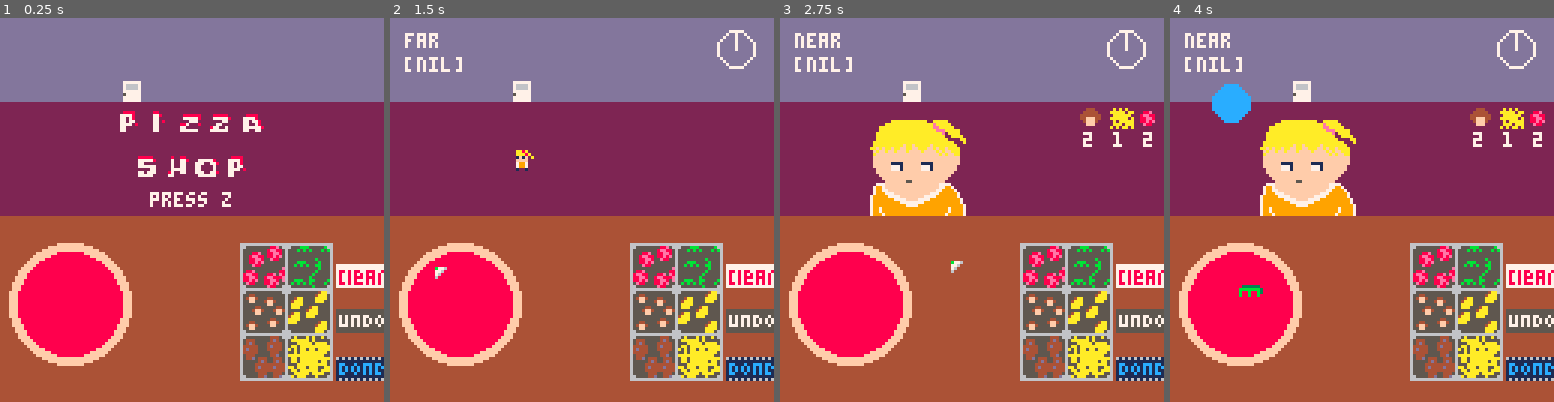
Above: before the commit, frames 1-4 (left to right).
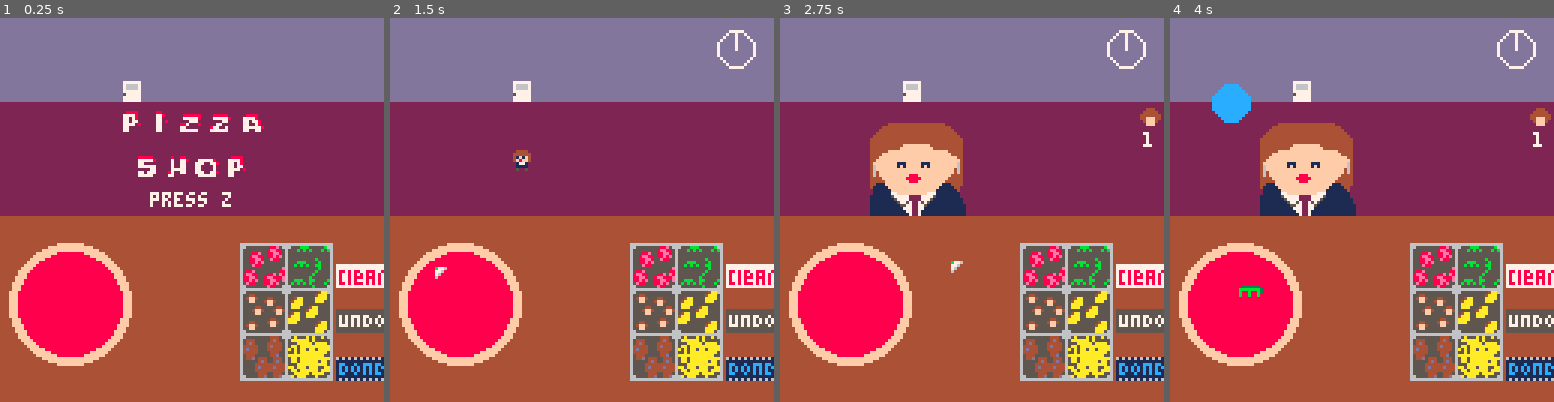
Above: after the commit, the same moments.

Repository: Cybrwire/pico8-tinkering
Game: PICO-8 cartridge pizza_shop.p8
The game is run twice, just before and just after one commit, with the same random seed, the same clock (stepped at 60 frames per second) and the same inputs.
Inputs (mouse positions are in pixels of both pictures, inside the frame that each line leads up to):
- Up to frame 1 (0.25 s): no input
- Up to frame 2 (1.5 s): click (670, 121) at 0.67 s; tap O (Z key) at 0.7 s; click (436, 267) at 1.22 s
- Up to frame 3 (2.75 s): tap O (Z key) at 1.7, 2.1, 2.5 s; click (887, 114) at 1.77 s; click (952, 259) at 2.32 s
- Up to frame 4 (4 s): click (1404, 106) at 2.87 s; tap O (Z key) at 2.9, 3.3, 3.7 s; click (1465, 256) at 3.42 s; click (1231, 102) at 3.97 s

The runs differ from the first frame. In frame 1, 0.2% of the frame differs, in the area x 31-44%, y 24-30%; in frame 2, 0.6%; in frame 3, 5.2%, in the area x 3-100%, y 3-52%; in frame 4, 5.2%.

Commit message:
added: win condition. MVP COMPLETE!!
This is officially a complete game! Woo!

Diff:
--- a/pizza_shop.p8
+++ b/pizza_shop.p8
@@ -1,9 +1,9 @@
 pico-8 cartridge // http://www.pico-8.com
 version 43
 __lua__
+--pizza shop
 --justin montgomery
 --202606030941
---pizza shop
 function _init()
 	poke(0x5f2d, 7)
 	game_state      = 'title'
@@ -21,7 +21,6 @@
 	 --new_customer(3,64,nil,40,20,false),
 	 --new_customer(4,68,nil,40,20,false),
 	 --new_customer(5,72,nil,40,20,false),
-	 new_customer(5,72,nil,40,20,false),
 	 new_customer(6,128,132,40,20,true),--boss
 	}
 
@@ -59,11 +58,8 @@
 		end
 		draw_cursor()
 		draw_cursor_hilite()
-------- debug ---------
-		print(customers[1].state,5,5,7)
-		print(customers[1].phase,5,13,7)
-
-	elseif game_state == 'gameover' then
+
+	elseif game_state == 'gameover' or game_state == 'win' then
 		draw_gameover()
 	end
 
@@ -79,11 +75,14 @@
 		mx,my=stat(32),stat(33)
 		click()
 		customer_move(customers[1])
-		if customers[1].phase=='second' then
+		if customers[1] and customers[1].phase=='second' then
 			move_kids(kids)
 		end
-	end
-
+		check_win()
+
+	elseif game_state == 'win' then
+
+	end
 end
 -->8
 --draw
@@ -126,9 +125,16 @@
 		x+=10
 	end
 	local x = title_crds[1]+5
-	for i=251,255 do
-		spr(i,x,title_crds[2]+15)
-		x+=10
+	if game_state == 'gameover' then
+		for i=251,255 do
+			spr(i,x,title_crds[2]+15)
+			x+=10
+		end
+	elseif game_state == 'win' then
+	 for i=248,250 do
+	 	spr(i,x,title_crds[2]+15)
+	 	x+=10
+  end
 	end
 end
 
@@ -167,7 +173,7 @@
 
 function draw_customer_order(_c)
 	local tally  = tally_ingredients(_c.order)
-	local t      = close_time / 60
+	local t      = close_time / 90
 	local offset = (1/6)
 	local r      = 35
 	local x,y    = 120,30
@@ -296,6 +302,12 @@
 
 function clear_pizza()
 	ingredients = {}
+end
+
+function check_win()
+	if #customers == 0 and close_time > 0 then
+		game_state = 'win'
+	end
 end
 -->8
 --customers
@@ -346,21 +358,23 @@
 			elseif _c.y <= door.y then
 				_c.state = 'waiting'
 				_c.t     = 30
-
 			end
 		elseif _c.state == 'waiting' then
-
-			if _c.t > 0 then
-				_c.t-=1
-
+			if _c.phase ~= 'second' then
+				if _c.t > 0 then
+					_c.t-=1
+
+				else
+					if _c.boss then
+						_c.state = 'far'
+						_c.phase = 'second'
+						_c.order = new_order(_c)
+					else
+						remove_customer()
+					end
+				end
 			else
-				if _c.boss then
-					_c.state = 'far'
-					_c.phase = 'second'
-					_c.order = new_order(_c)
-				else
-					remove_customer()
-				end
+				remove_customer()
 			end
 		end
 
@@ -483,13 +497,13 @@
 11111111111177227111111111111111111111111111772271111111111111110000000000000000000000000000000000000000000000000000000000000000
 11111111111117227111111111111111111111111111172271111111111111110000000000000000000000000000000000000000000000000000000000000000
 00000000000000000000000000000000000000000000000000000000000000000000000000000000000000000000000000000000000000000000000000000000
-00000000000000000000000000000000000000000000000000000000000000000000000000000000000000000888800008800000000000000000000000000000
-00000000000000000000000000000000000000000000000000000000000000000000000000000000000000007777800007780000088888800888880000888800
-00000000000000000000000000000000000000000000000000000000000000000000000000000000000000007707800007700000077777800777778007777800
-00000000000000000000000000000000000000000000000000000000000000000000000000000000000000007707700007708000000777000000770007707780
-00000000000000000000000000000000000000000000000000000000000000000000000000000000000000007777080007700000887000800077000007700780
-00000000000000000000000000000000000000000000000000000000000000000000000000000000000000007700000007700000770000008770070007777778
-00000000000000000000000000000000000000000000000000000000000000000000000000000000000000007700000007700000777777007777770007700770
+00000000000000000000000000000000000000000000000000000000000000000000000000000000000000000088880000880000000000000000000000000000
+00000000000000000000000000000000000000000000000000000000000000000000000000000000000000000777780000778000088888800888880000888800
+00000000000000000000000000000000000000000000000000000000000000000000000000000000000000000770780000770000077777800777778007777800
+00000000000000000000000000000000000000000000000000000000000000000000000000000000000000000770770000770800000777000000770007707780
+00000000000000000000000000000000000000000000000000000000000000000000000000000000000000000777708000770000887000800077000007700780
+00000000000000000000000000000000000000000000000000000000000000000000000000000000000000000770000000770000770000008770070007777778
+00000000000000000000000000000000000000000000000000000000000000000000000000000000000000000770000000770000777777007777770007700770
 00000000000000000000000000000000000000000000000000000000000000000000000000000000000000000000000000000000000000000000000000000000
 00000000000000000000000000000000000000000000000000000000000000000000000000000000000000000888880000800880000000000088880000000000
 00000000000000000000000000000000000000000000000000000000000000000000000000000000000000000777778000700778077777800777780000000000
@@ -507,9 +521,10 @@
 00000000000000000000000000000000000000000000000000000000000000000000000000000000000000000700007007777778070007700077770000000000
 00000000000000000000000000000000000000000000000000000000000000000000000000000000000000000077707807700770000007000000000000000000
 00000000000000000000000000000000000000000000000000000000000000000000000000000000000000000000000000000000008880000000000000000000
-00000000000000000000000000000000000000000000000000000000000000000000000000000000000000000777778008800088007778000888800000000000
-00000000000000000000000000000000000000000000000000000000000000000000000000000000000000007770077807700770070007000777700000000000
-00000000000000000000000000000000000000000000000000000000000000000000000000000000000000007700007007700770077777000770708000000000
-00000000000000000000000000000000000000000000000000000000000000000000000000000000000000007700007000780778077777800777700000000000
-00000000000000000000000000000000000000000000000000000000000000000000000000000000000000007770077800778778070000000770070800000000
-00000000000000000000000000000000000000000000000000000000000000000000000000000000000000000777777000077770007777000770070000000000
+00000000000000000000000000000000000000000000000000000000000000008800008000880000088008000777778008800088007778000888800000000000
+00000000000000000000000000000000000000000000000000000000000000007700007000778000077007007770077807700770070007000777700000000000
+00000000000000000000000000000000000000000000000000000000000000007780007800770000077807807700007007700770077777000770708000000000
+00000000000000000000000000000000000000000000000000000000000000007700007000770800070707007700007000780778077777800777700000000000
+00000000000000000000000000000000000000000000000000000000000000007708707000770000070787007770077800778778070000000770070800000000
+00000000000000000000000000000000000000000000000000000000000000000707787000770000070077080777777000077770007777000770070000000000
+00000000000000000000000000000000000000000000000000000000000000000770770000770000000000000000000000000000000000000000000000000000
